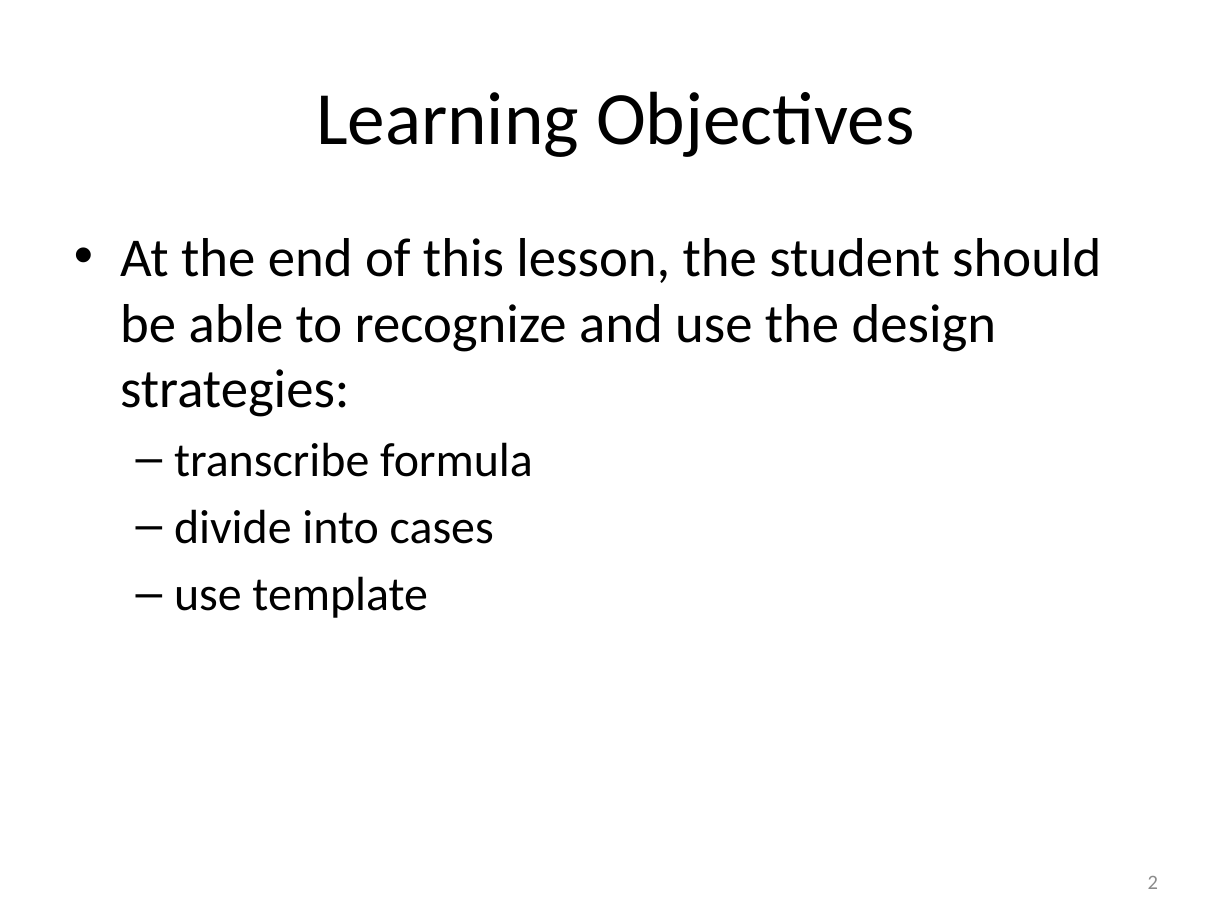
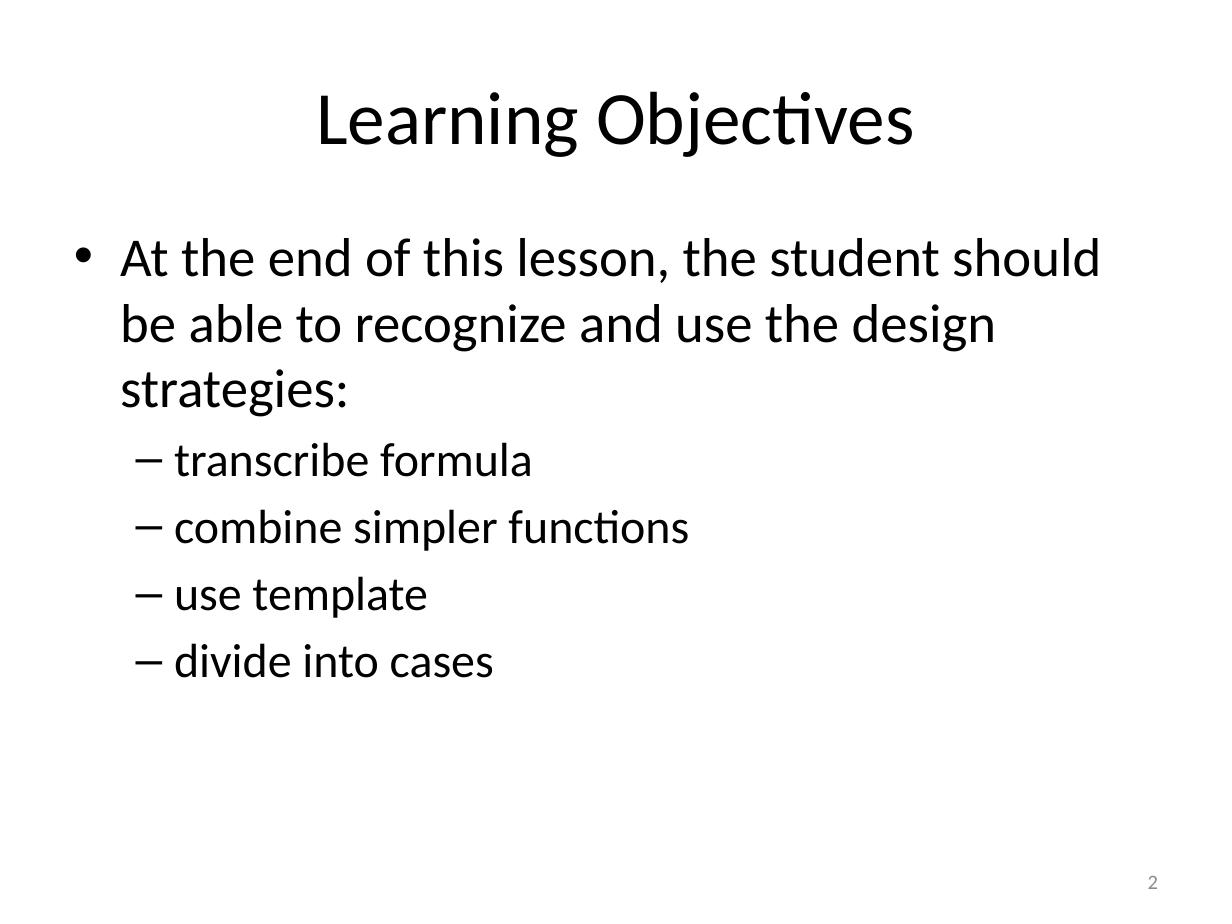
Before and after one commit to mwand/cs5010f17, a slide deck: slide 2 of Slides/Lesson 2.2 Design Strategies.pptx. Drawn at 1232x924 pixels with LibreOffice and Linux fonts; fonts in the diff are those of the drawing. Boxes give left, top, right and bottom in pixels: in the first picture for what was removed or moved away, otherwise in the second. Text is boxed around its words. In the diff, an @@ line names an element or a change of style, - is before the commit and + after.

```diff
--- a/Slides/Lesson 2.2 Design Strategies.pptx
+++ b/Slides/Lesson 2.2 Design Strategies.pptx
@@ text at box(174, 509, 689, 618): paragraphs added @@
+  – combine simpler functions
+  – use template
```
Also in this commit, not shown: 1 slide added, 7 other files.
